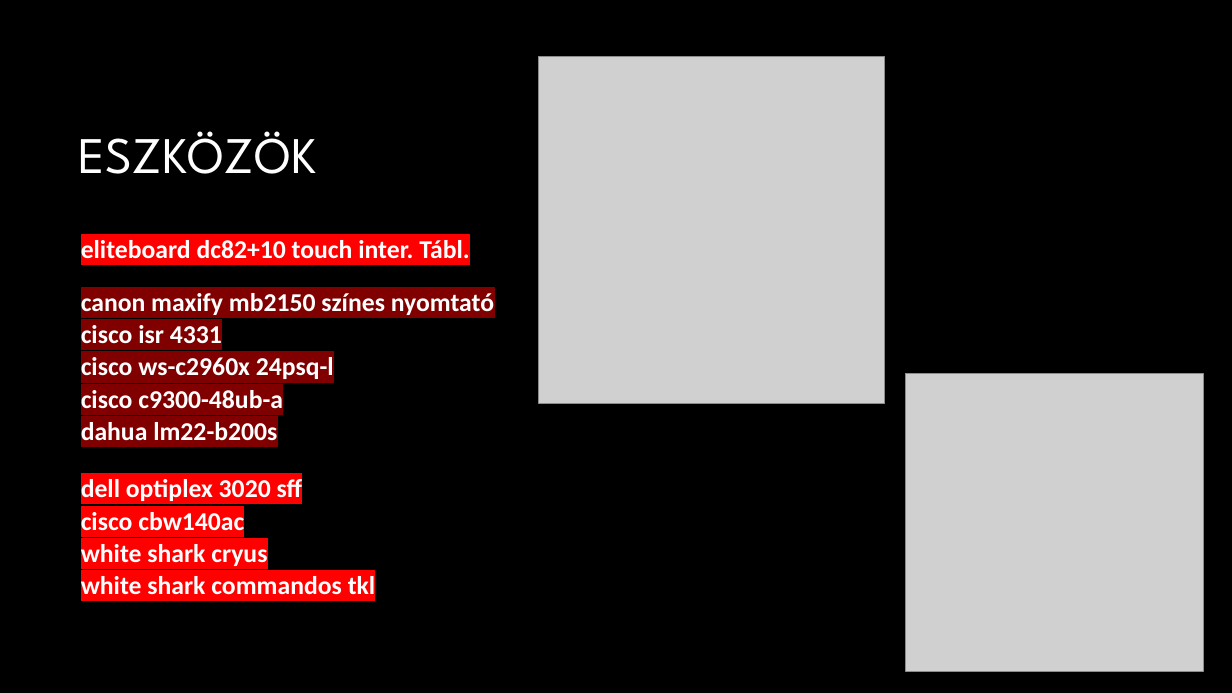
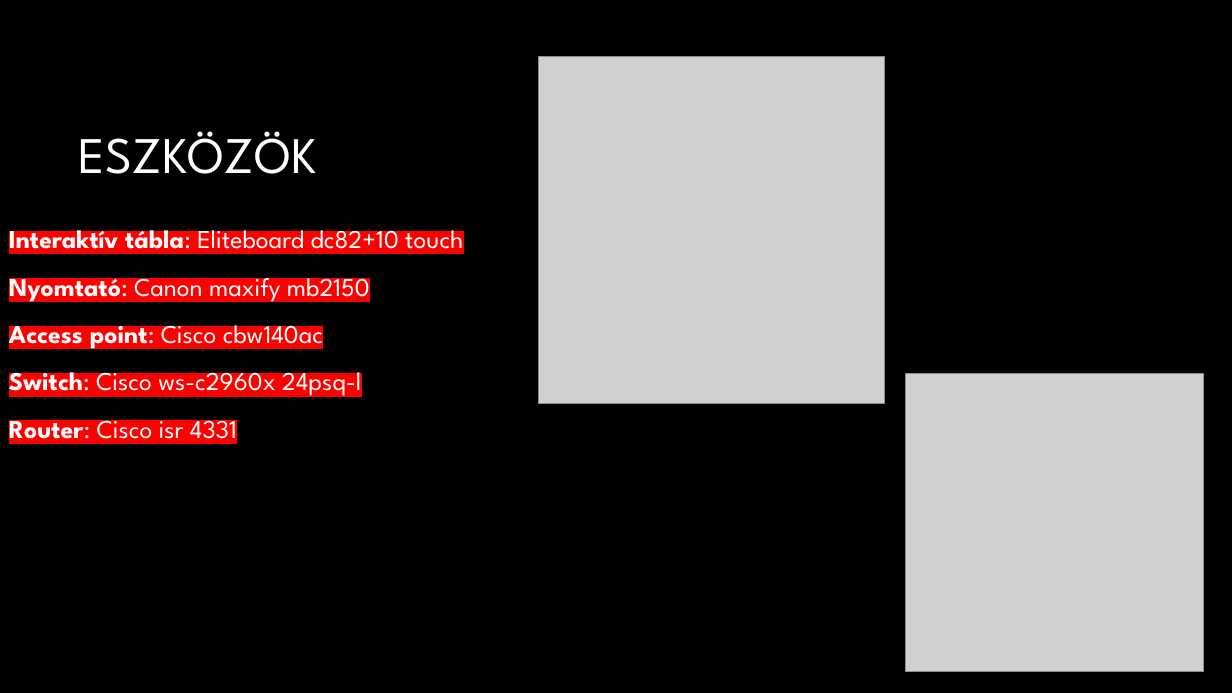
Before and after one commit to somogyib05/InterFaces, a slide deck: slide 4 of Projekt.pptx. Drawn at 1232x693 pixels with LibreOffice and Linux fonts; fonts in the diff are those of the drawing; grey boxes stand for pictures; background and template pictures are left out. Boxes give left, top, right and bottom in pixels: in the first picture for what was removed or moved away, otherwise in the second. Text is boxed around its words. In the diff, an @@ line names an element or a change of style, - is before the commit and + after.

Commit message:
ppt upda
asdasdas

```diff
--- a/Projekt.pptx
+++ b/Projekt.pptx
@@ table at <box>8,230,666,693</box> @@
-row 1, column 1: eliteboard dc82+10 touch inter. Tábl.
+row 1, column 1: Interaktív tábla: Eliteboard dc82+10 touch / Nyomtató: Canon maxify mb2150 / Access point: Cisco cbw140ac / Switch: Cisco ws-c2960x 24psq-l / Router: Cisco isr 4331
-row 2, column 1: canon maxify mb2150 színes nyomtató
+row 2, column 1: 
-row 3, column 1: cisco isr 4331
+row 3, column 1: 
-row 4, column 1: cisco ws-c2960x 24psq-l
+row 4, column 1: 
-row 5, column 1: cisco c9300-48ub-a
+row 5, column 1: 
-row 6, column 1: dahua lm22-b200s
+row 6, column 1: 
-row 7, column 1: dell optiplex 3020 sff
+row 7, column 1: 
-row 8, column 1: cisco cbw140ac
+row 8, column 1: 
-row 9, column 1: white shark cryus
+row 9, column 1: 
-row 10, column 1: white shark commandos tkl
+row 10, column 1: 
@@ table: place and size @@
-table at <box>80,222,738,599</box>
+table at <box>8,230,666,693</box>
```
